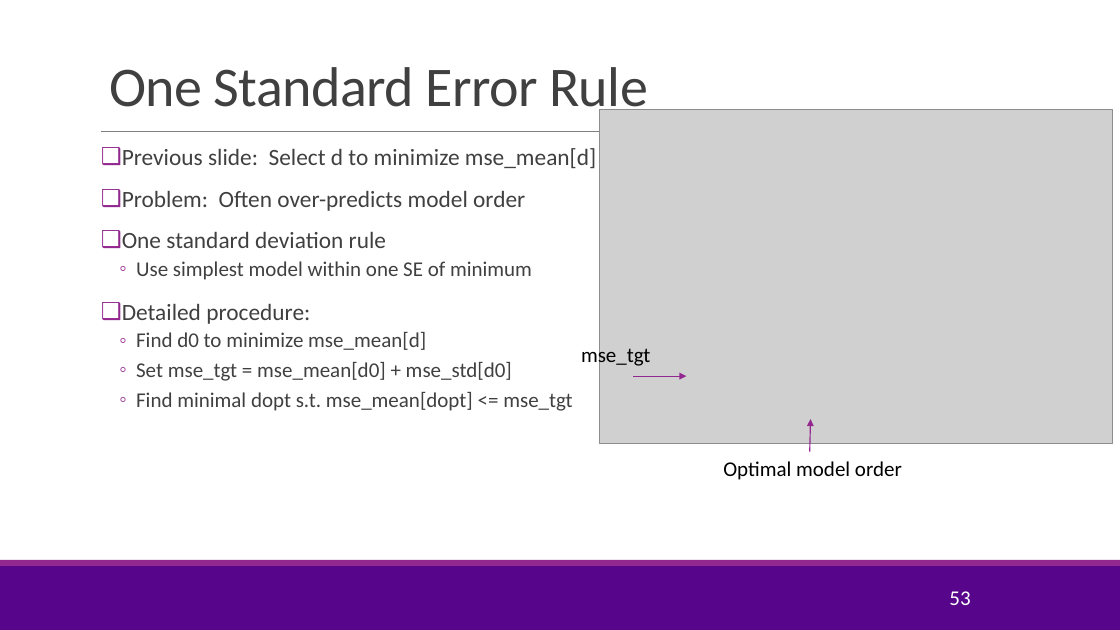
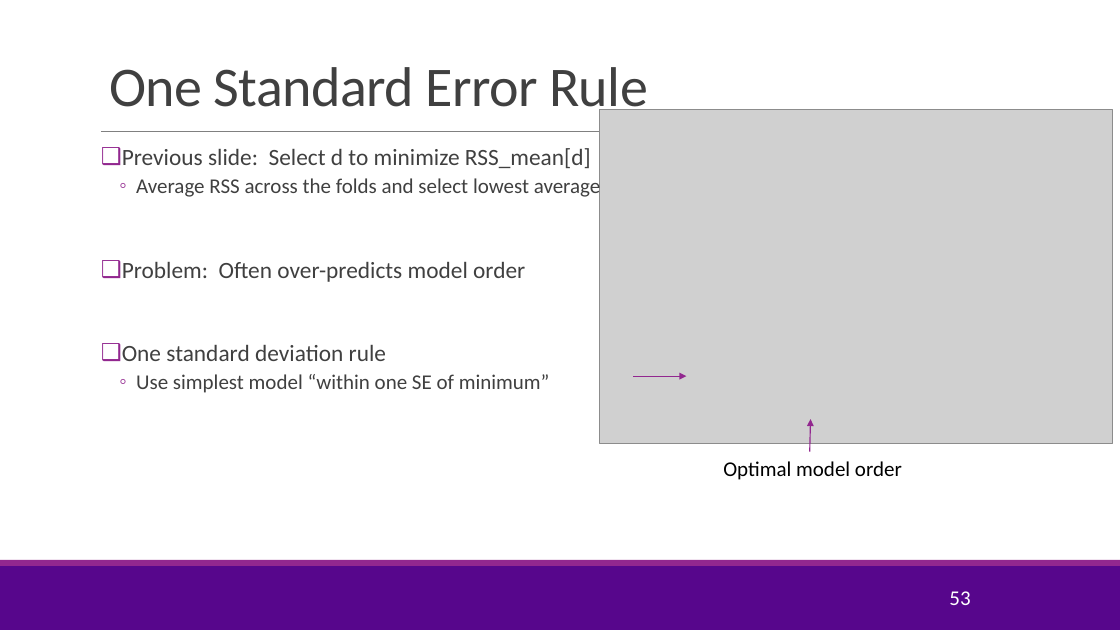
Before and after one commit to sdrangan/introml, a slide deck: slide 53 of lectures/Lect04_ModelSelection.pptx. Drawn at 1120x630 pixels with LibreOffice and Linux fonts; fonts in the diff are those of the drawing; grey boxes stand for pictures; background and template pictures are left out. Boxes give left, top, right and bottom in pixels: in the first picture for what was removed or moved away, otherwise in the second. Text is boxed around its words. In the diff, an @@ line names an element or a change of style, - is before the commit and + after.

```diff
--- a/lectures/Lect04_ModelSelection.pptx
+++ b/lectures/Lect04_ModelSelection.pptx
@@ text at (122, 148, 600, 200): text changed; size 20 to 18 pt @@
-❑ Previous slide: Select d to minimize mse_mean[d]
+❑ Previous slide: Select d to minimize RSS_mean[d]
+  ◦ Average RSS across the folds and select lowest average
@@ text removed at (581, 344, 650, 368) @@
-mse_tgt
@@ text at (136, 374, 550, 393): text changed @@
-  ◦ Use simplest model within one SE of minimum
-❑ Detailed procedure:
-  ◦ Find d0 to minimize mse_mean[d]
-  ◦ Set mse_tgt = mse_mean[d0] + mse_std[d0]
-  ◦ Find minimal dopt s.t. mse_mean[dopt] <= mse_tgt
+  ◦ Use simplest model “within one SE of minimum”
```
Also in this commit, not shown: 1 other slide changed, 3 other files.
